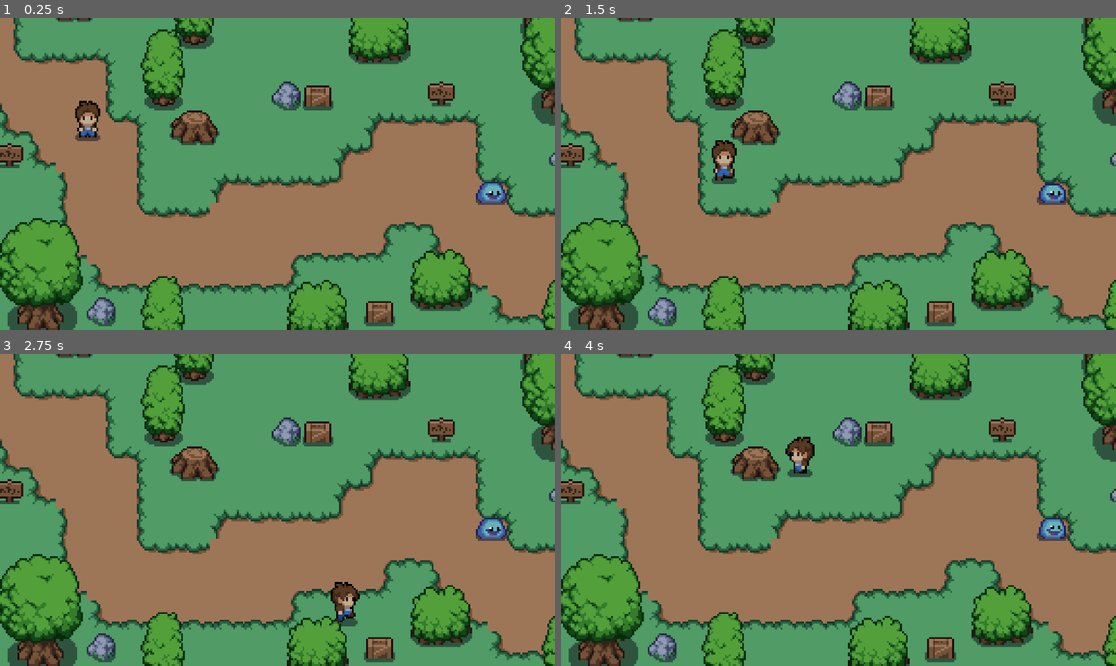
Above: before the commit, frames 1-4 (two rows, left to right).
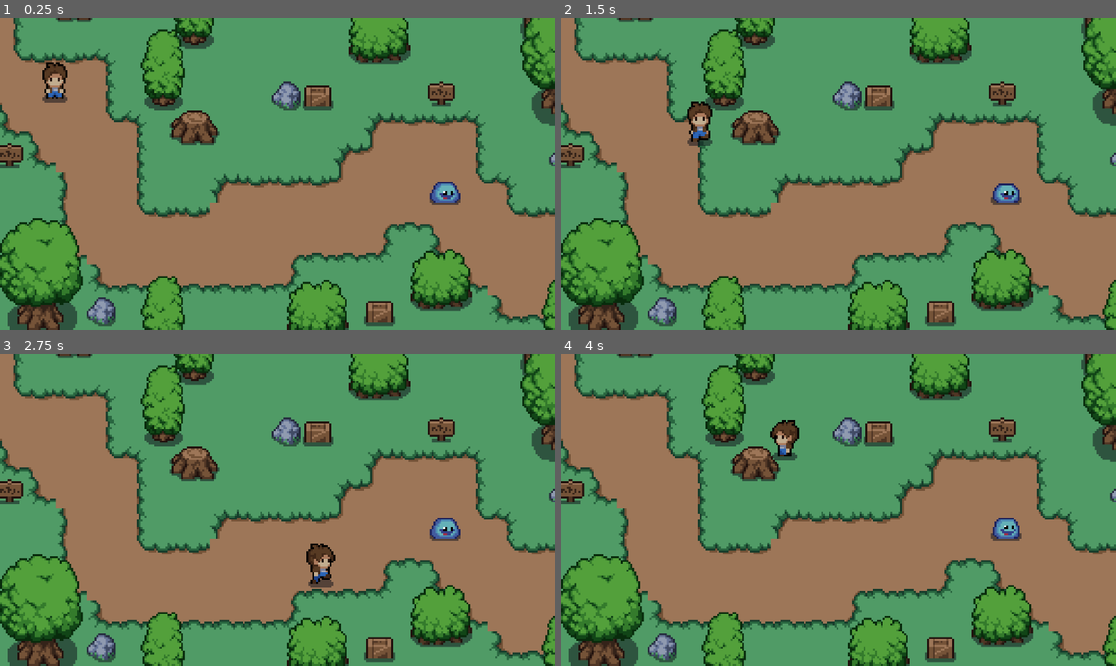
Above: after the commit, the same moments.

Repository: Isaac-Loc/Theta-Tau-Game
Game: Godot game, scene res://scenes/world.tscn
Two runs of this game, one before a commit and one after it. Both use one fixed random seed, a clock stepped at 60 frames per second and the inputs below.
Inputs:
- Up to frame 1 (0.25 s): no input
- Up to frame 2 (1.5 s): hold Right (ui_right) 0.53-1.28 s; hold Shift (sprint) 0.53-1.28 s; hold Down (ui_down) from 1.28 s (still down); tap Shift (sprint) at 1.35 s
- Up to frame 3 (2.75 s): release Down (ui_down) at 2.03 s; hold Right (ui_right) from 2.03 s (still down); hold Shift (sprint) from 2.03 s (still down)
- Up to frame 4 (4 s): release Right (ui_right) at 2.78 s; release Shift (sprint) at 2.78 s; hold Up (ui_up) 2.78-3.53 s; tap Shift (sprint) at 2.85 s; hold Left (ui_left) from 3.53 s (still down); hold Shift (sprint) from 3.53 s (still down)

The runs differ from the first frame. In frame 1, 1.6% of the frame differs, in the area x 7-92%, y 14-60%; in frame 2, 1.7%; in frame 3, 1.8%, in the area x 55-92%, y 52-88%; in frame 4, 1.6%.

Commit message:
Jimmy Pull
Put everything in folder

Diff:
--- a/theta-tau-game/enemy.tscn
+++ b/theta-tau-game/scenes/enemy.tscn
@@ -1,6 +1,6 @@
 [gd_scene load_steps=21 format=3 uid="uid://cn7t1jxvivofk"]
 
-[ext_resource type="Script" uid="uid://b2s3avcq47arq" path="res://enemy.gd" id="1_4gyqm"]
+[ext_resource type="Script" uid="uid://b2s3avcq47arq" path="res://scripts/enemy.gd" id="1_4gyqm"]
 [ext_resource type="Texture2D" uid="uid://cq0yg4lx2hvli" path="res://art/characters/slime.png" id="2_qi2p4"]
 
 [sub_resource type="AtlasTexture" id="AtlasTexture_md0e3"]
@@ -127,7 +127,7 @@
 }]
 
 [sub_resource type="CircleShape2D" id="CircleShape2D_ile5s"]
-radius = 44.3847
+radius = 46.6476
 
 [sub_resource type="CircleShape2D" id="CircleShape2D_1x4g4"]
 radius = 5.09902
@@ -146,6 +146,7 @@
 collision_mask = 2
 
 [node name="CollisionShape2D" type="CollisionShape2D" parent="detection_area"]
+position = Vector2(-1, -1)
 shape = SubResource("CircleShape2D_ile5s")
 
 [node name="CollisionShape2D" type="CollisionShape2D" parent="."]
--- a/theta-tau-game/scenes/world.tscn
+++ b/theta-tau-game/scenes/world.tscn
@@ -3,7 +3,7 @@
 [ext_resource type="Texture2D" uid="uid://dvb5uid8bf3jy" path="res://art/tilesets/plains.png" id="1_4wyf3"]
 [ext_resource type="Texture2D" uid="uid://cemjb5di8331u" path="res://art/tilesets/grass.png" id="2_k0juu"]
 [ext_resource type="Texture2D" uid="uid://c675ubyhgmgn7" path="res://art/objects/objects.png" id="3_71j4m"]
-[ext_resource type="PackedScene" uid="uid://cn7t1jxvivofk" path="res://enemy.tscn" id="4_71j4m"]
+[ext_resource type="PackedScene" uid="uid://cn7t1jxvivofk" path="res://scenes/enemy.tscn" id="4_71j4m"]
 [ext_resource type="PackedScene" uid="uid://bql3hbgucp60q" path="res://scenes/player.tscn" id="4_k0juu"]
 
 [sub_resource type="TileSetAtlasSource" id="TileSetAtlasSource_qfnet"]
@@ -94,7 +94,7 @@
 layer_2/tile_data = PackedInt32Array(-65534, 655362, 7, 196614, 655362, 7, 196628, 655362, 7, -65512, 655362, 7, -13106 …(403 unchanged characters)…
 
 [node name="enemy" parent="TileMap" instance=ExtResource("4_71j4m")]
-position = Vector2(258, 95)
+position = Vector2(234, 95)
 
 [node name="player" parent="." instance=ExtResource("4_k0juu")]
-position = Vector2(46, 58)
+position = Vector2(29, 38)
Renamed: theta-tau-game/enemy.gd -> theta-tau-game/scripts/enemy.gd
Renamed: theta-tau-game/enemy.gd.uid -> theta-tau-game/scripts/enemy.gd.uid
